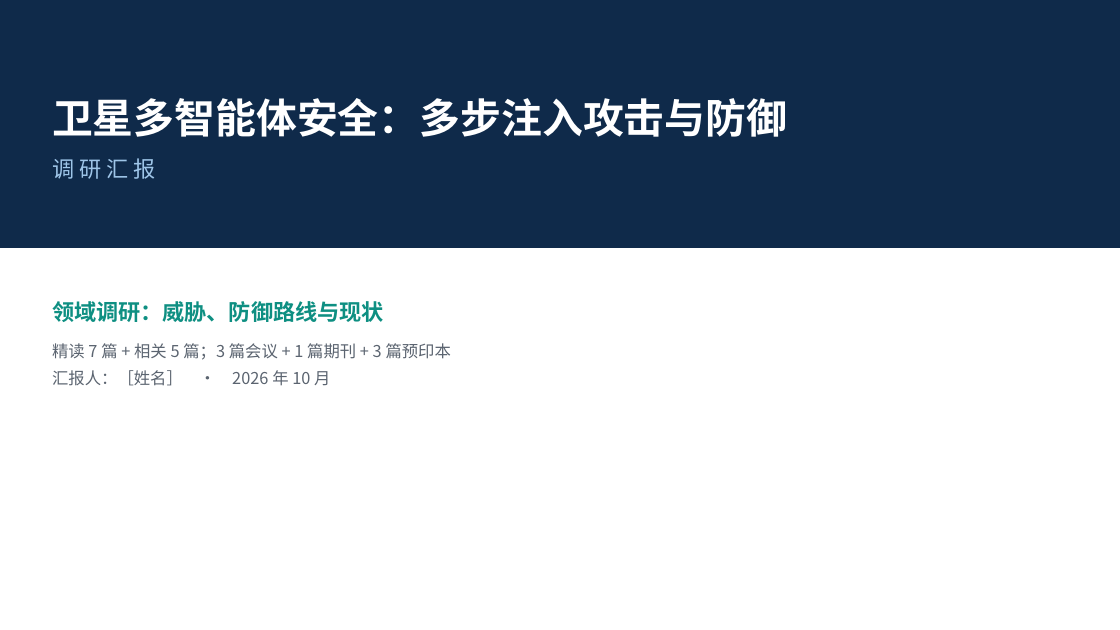
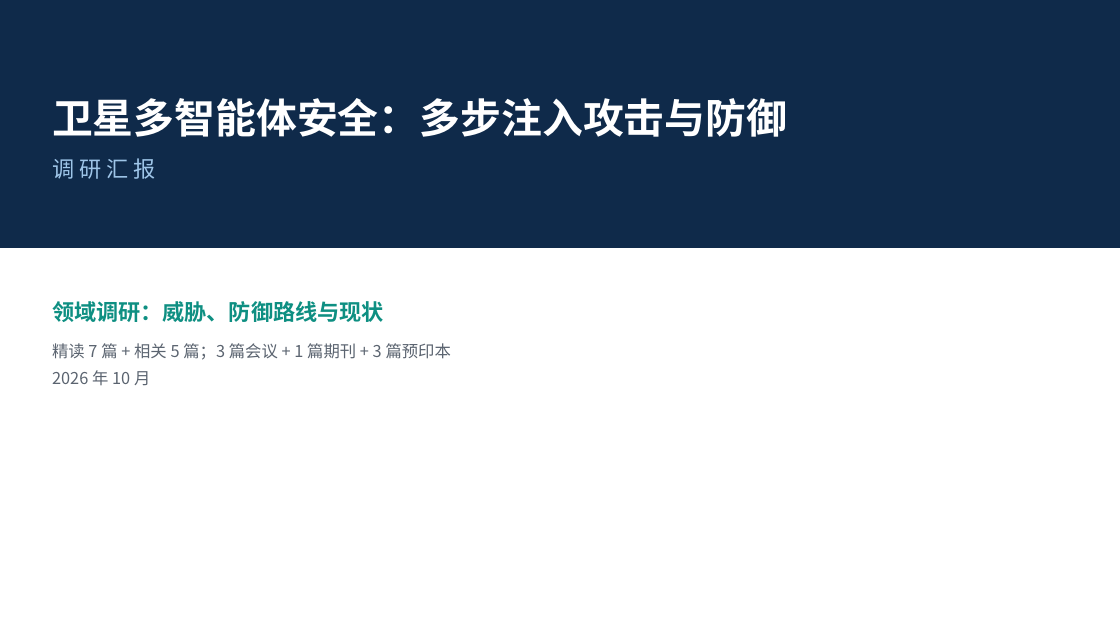
Before and after one commit to yiiiiiii1/multi-agent-remote-sensing, a slide deck: slide 1 of 阶段2-卫星多智能体防御/presentations/新方向调研汇报.pptx. Drawn at 1120x630 pixels with LibreOffice and Linux fonts; fonts in the diff are those of the drawing. Boxes give left, top, right and bottom in pixels: in the first picture for what was removed or moved away, otherwise in the second. Text is boxed around its words. In the diff, an @@ line names an element or a change of style, - is before the commit and + after.

```diff
--- a/阶段2-卫星多智能体防御/presentations/新方向调研汇报.pptx
+++ b/阶段2-卫星多智能体防御/presentations/新方向调研汇报.pptx
@@ text at (52,370,150,385): text changed @@
-汇报人：［姓名］ · 2026 年 10 月
+2026 年 10 月
```
Also in this commit, not shown: 4 other slides changed, 4 other files.
